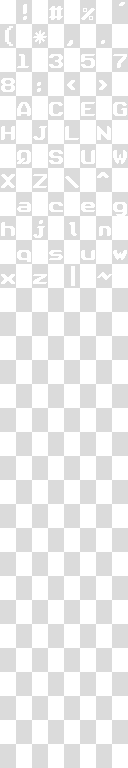
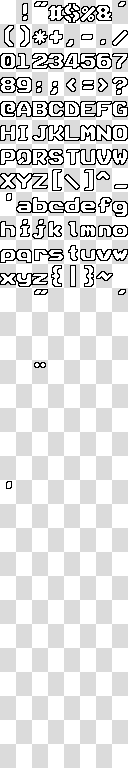
Before/after of a 128x768 layered artwork. What changed in the layer stack:
painted on "Réteg" over [1, 7, 127, 488]
added layer "Réteg #1" above "Háttér" over [0, 1, 128, 489]
